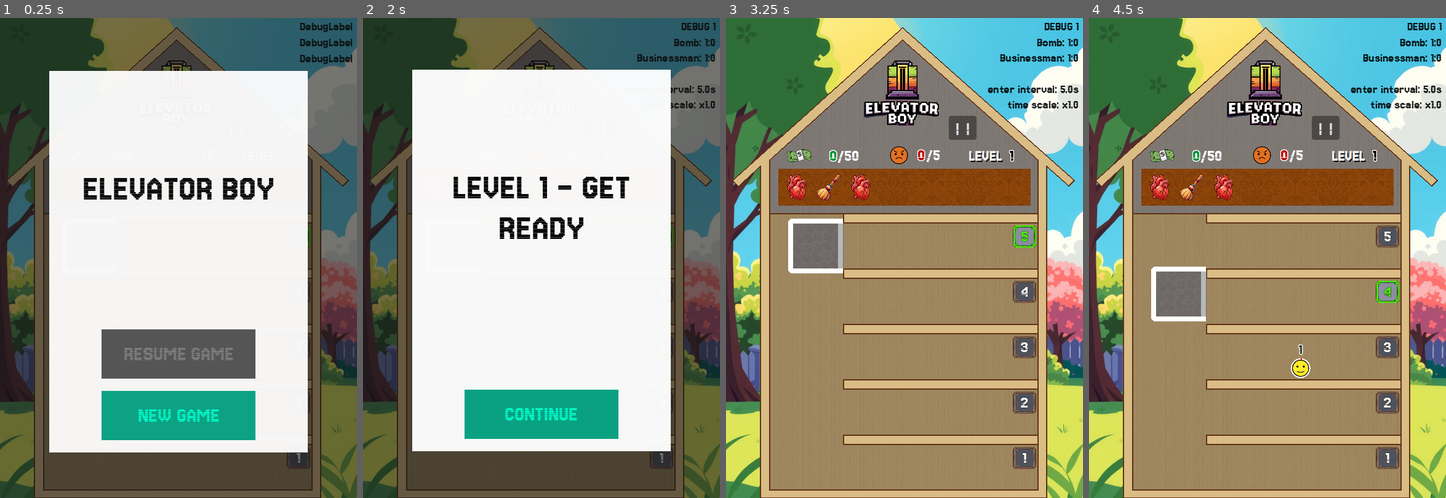
Above: before the commit, frames 1-4 (left to right).
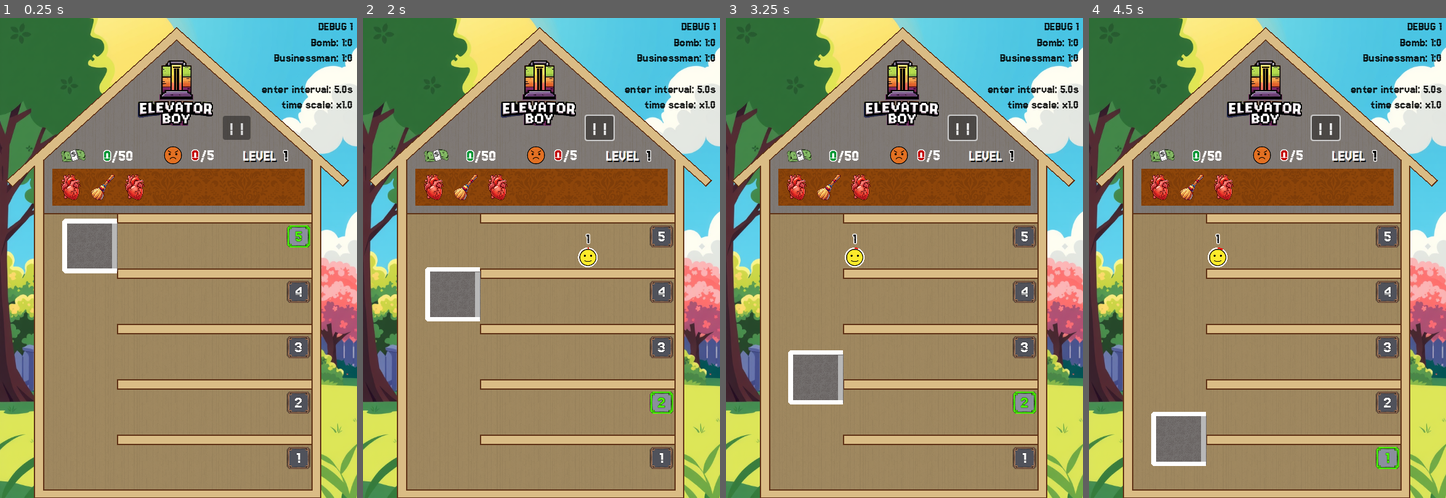
Above: after the commit, the same moments.

Repository: gilad905/elevator-boy
Game: Godot game, scene res://scenes/main.tscn
Two runs of this game, one before a commit and one after it. Both use one fixed random seed, a clock stepped at 60 frames per second and the inputs below.
Inputs (mouse positions are in pixels of both pictures, inside the frame that each line leads up to):
- Up to frame 1 (0.25 s): no input
- Up to frame 2 (2 s): click (598, 128) at 0.5 s, where only the run after the commit has a clickable "| |"; click (541, 411) at 1.25 s, where only the run before the commit has a clickable "NEW GAME"
- Up to frame 3 (3.25 s): click (904, 416) at 2 s, where only the run before the commit has a clickable "CONTINUE"; hold Up (elevator_move_up) from 2.78 s (still down); tap Space (door_toggle) at 2.85 s
- Up to frame 4 (4.5 s): release Up (elevator_move_up) at 3.53 s; hold Down (elevator_move_down) 3.53-4.28 s; tap A (time_scale_decrease) at 3.6 s; hold Up (elevator_move_up) from 4.28 s (still down); hold Q (time_scale_increase) from 4.28 s (still down)

The runs differ from the first frame. In frame 1, 98% of the frame differs, in the area x 0-100%, y 0-100%; in frame 2, 98%; in frame 3, 4.4%; in frame 4, 4.6%.

Commit message:
npc_enter_timer -> enter_elevator_next

Diff:
--- a/scenes/main.tscn
+++ b/scenes/main.tscn
@@ -312,7 +312,6 @@
 
 [node name="NPCsTimer" type="Timer" parent="Timers"]
 
-[node name="ElevatorEnterTimer" type="Timer" parent="Timers"]
 
 [node name="SpeedSpanTimer" type="Timer" parent="Timers"]
 
@@ -324,5 +323,4 @@
 [connection signal="pressed" from="HUD/PauseButton" to="." method="pause"]
 [connection signal="state_changed" from="Elevator/Door" to="." method="_on_door_state_changed"]
 [connection signal="timeout" from="Timers/NPCsTimer" to="." method="_on_npcs_timer_timeout"]
-[connection signal="timeout" from="Timers/ElevatorEnterTimer" to="." method="_on_elevator_enter_timer_timeout"]
 [connection signal="timeout" from="Timers/SpeedSpanTimer" to="." method="_on_speed_span_timer_timeout"]
--- a/scripts/closet.gd
+++ b/scripts/closet.gd
@@ -55,6 +55,7 @@
 		var x = spacing * i
 		var end_position = Vector2(x, item.position.y)
 		if fly:
-			await Funcs.fly_node_to(item, end_position, Settings.item_speed)
+			var tween = Funcs.fly_node_to(item, end_position, Settings.item_speed)
+			await tween.finished
 		else:
 			item.position = end_position
--- a/scripts/globals/funcs.gd
+++ b/scripts/globals/funcs.gd
@@ -22,8 +22,8 @@
 static func get_random_by_frequency(frequency: int) -> bool:
 	return frequency != 0 and (randi() % frequency == 0)
 
-static func fly_node_to(_node, _position, _speed) -> void:
+static func fly_node_to(_node, _position, _speed) -> Tween:
 	var duration = _node.position.distance_to(_position) / _speed
 	var movement_tween = _node.create_tween()
 	movement_tween.tween_property(_node , "position", _position, duration)
-	await movement_tween.finished
+	return movement_tween
--- a/scripts/globals/nodes.gd
+++ b/scripts/globals/nodes.gd
@@ -1,9 +1,9 @@
 class_name Nodes extends Node
 
-static var HUD: Node2D
-static var Floors: Node2D
-static var Elevator: Node2D
-static var Closet: Control
+static var HUD
+static var Floors
+static var Elevator
+static var Closet
 
 func _enter_tree() -> void:
 	var path = "/root/Main/%s"
--- a/scripts/globals/npcs.gd
+++ b/scripts/globals/npcs.gd
@@ -17,6 +17,10 @@
 
 static func add_random_npc() -> Node2D:
 	var floor_num = get_random_free_floor_num()
+	if Env.is_dev:
+		print("DEV - Adding at floor 5")
+		floor_num = 5
+
 	if not floor_num:
 		return
 	var _floor = Nodes.Floors.get_floor(floor_num)
--- a/scripts/main.gd
+++ b/scripts/main.gd
@@ -31,7 +31,6 @@
 	span_duration = get_speed_span_duration()
 	start_enter_interval = get_start_enter_interval()
 	NPCs.update_frequencies()
-	$Timers/ElevatorEnterTimer.wait_time = Settings.elevator_check_interval_sec
 	$Timers/SpeedSpanTimer.wait_time = span_duration
 	$Timers/NPCsTimer.wait_time = start_enter_interval
 
@@ -65,15 +64,9 @@
 func _on_door_state_changed(state: int) -> void:
 	if state == $Elevator/Door.DoorState.open:
 		$Elevator.remove_persons_in_dest()
-		_on_elevator_enter_timer_timeout()
-		$Timers/ElevatorEnterTimer.start()
-	elif state == $Elevator/Door.DoorState.closing:
-		$Timers/ElevatorEnterTimer.stop()
-
-func _on_elevator_enter_timer_timeout():
-	var floor_num = $Elevator.current_floor_num
-	var _floor = $Floors.get_floor(floor_num)
-	_floor.enter_elevator_next()
+		var floor_num = $Elevator.current_floor_num
+		var _floor = $Floors.get_floor(floor_num)
+		_floor.enter_elevator_next()
 
 func _on_speed_span_timer_timeout() -> void:
 	current_span += 1
--- a/scripts/modal.gd
+++ b/scripts/modal.gd
@@ -42,20 +42,23 @@
 
 func show_modal(text: String = "", texture: Texture2D = null) -> Signal:
 	_set_visible_buttons(["continue"])
-	_update_fields(text, texture)
-
-	get_tree().paused = true
-	_tween_in()
+	_show(text, texture)
 	return menu_selected
 
 func show_menu(text: String = "", texture: Texture2D = null) -> Signal:
 	_set_visible_buttons(["resume_game", "new_game"])
 	_buttons["resume_game"].disabled = State.current_level <= 1
+	_show(text, texture)
+	return menu_selected
+
+func _show(text, texture) -> void:
 	_update_fields(text, texture)
-
-	get_tree().paused = true
-	_tween_in()
-	return menu_selected
+	if Env.is_dev:
+		print("DEV - Skipping modal")
+		get_tree().create_timer(.2).timeout.connect(menu_selected.emit.bind("continue"))
+	else:
+		get_tree().paused = true
+		_tween_in()
 
 func hide_modal() -> void:
 	await _tween_out()
--- a/scripts/room/class_room.gd
+++ b/scripts/room/class_room.gd
@@ -15,7 +15,12 @@
 	var _position = get_npc_position(i)
 	# if name == "Elevator":
 	# 	Funcs._print("moving %s at %s to %s" % [npc, i, _position])
-	Funcs.fly_node_to(npc, _position, Settings.npc_speed)
+	npc.movement_tween = Funcs.fly_node_to(npc, _position, Settings.npc_speed)
+	npc.movement_tween.finished.connect(_on_npc_movement_finished.bind(npc))
+
+func _on_npc_movement_finished(_npc: Node2D) -> void:
+	# implemented in floor.gd
+	pass
 
 func update_npc_positions() -> void:
 	for npc in $NPCs.get_children():
--- a/scripts/room/floor.gd
+++ b/scripts/room/floor.gd
@@ -19,12 +19,30 @@
 	return Vector2(x, npc_y)
 
 func enter_elevator_next():
-	if $NPCs.get_child_count() > 0:
-		var npc = $NPCs.get_child(0)
-		if not npc.is_moving() and Nodes.Elevator.has_room():
-			npc.patience_ended.disconnect(_on_npc_patience_ended)
-			Nodes.Elevator.add_npc(npc)
-			update_npc_positions()
+	# if Env.is_dev:
+	# 	print("enter_elevator_next check")
+
+	if $NPCs.get_child_count() == 0:
+		return
+	var npc = $NPCs.get_child(0)
+	if npc.is_moving():
+		return
+	if door.current_state != door.DoorState.open:
+		return
+	if not Nodes.Elevator.has_room():
+		return
+
+	# if Env.is_dev:
+	# 	print("enter_elevator_next passed")
+
+	npc.patience_ended.disconnect(_on_npc_patience_ended)
+	Nodes.Elevator.add_npc(npc)
+	update_npc_positions()
+
+func _on_npc_movement_finished(_npc: Node2D) -> void:
+	var i = _npc.get_index()
+	if i == 0:
+		enter_elevator_next()
 
 func set_pressed(is_on: bool) -> void:
 	if is_on:
@@ -38,7 +56,7 @@
 	assert(has_room(), name + " is full")
 	$NPCs.add_child(npc)
 	npc.position = npc_start_position
-	super(npc)
+	super (npc)
 
 func get_right_edge() -> int:
 	var _right_edge = $TouchScreenButton.position.x
